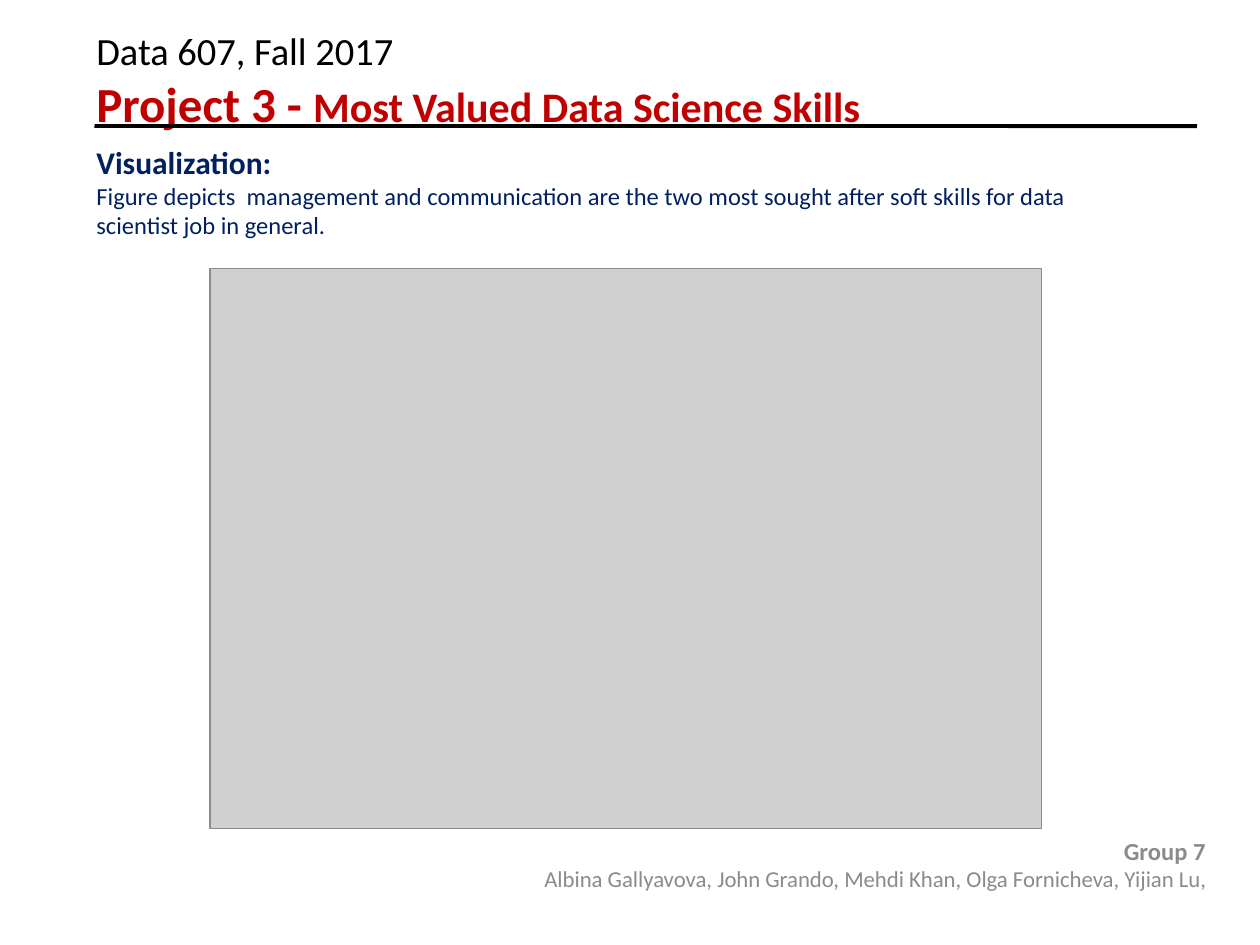
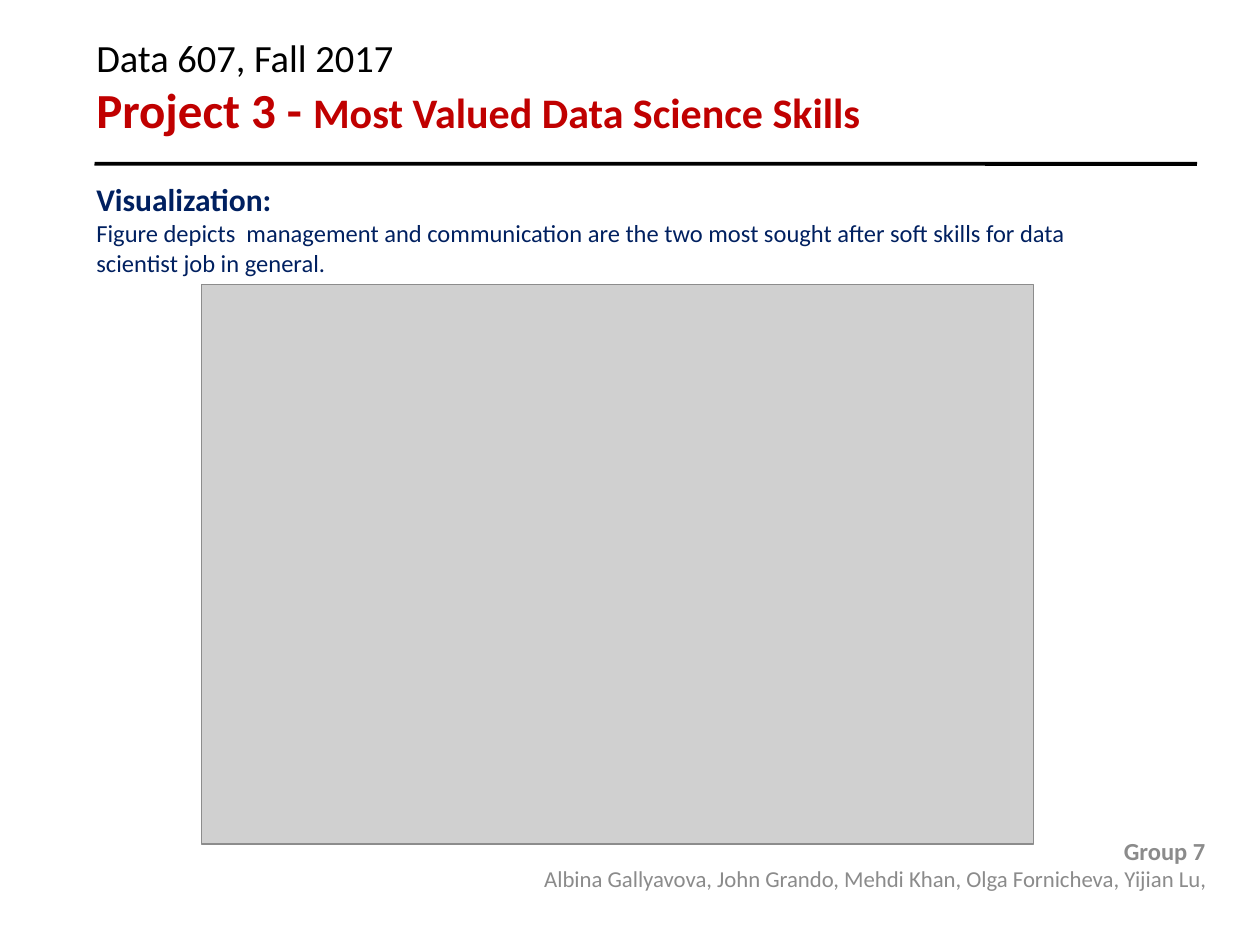
Before and after one commit to olga0503/data607-project3, a slide deck: slide 7 of project3.pptx. Drawn at 1260x945 pixels with LibreOffice and Linux fonts; fonts in the diff are those of the drawing; grey boxes stand for pictures; background and template pictures are left out. Boxes give left, top, right and bottom in pixels: in the first picture for what was removed or moved away, otherwise in the second. Text is boxed around its words. In the diff, an @@ line names an element or a change of style, - is before the commit and + after.

```diff
--- a/project3.pptx
+++ b/project3.pptx
@@ text at (96, 45, 861, 137): text changed @@
-Data 607, Fall 2017
-Project 3 - Most Valued Data Science Skills
+Data 607, Fall 2017
+Project 3 - Most Valued Data Science Skills
@@ text "Visualization:": place and size @@
-text "Visualization:" at (96, 152, 1064, 239)
+text "Visualization:" at (96, 189, 1064, 277)
@@ line moved from (94, 126) - (1197, 126) to (94, 164) - (1197, 164) @@
@@ picture: place and size @@
-picture at (210, 268, 1042, 828)
+picture at (202, 285, 1033, 844)
```
Also in this commit, not shown: 9 other slides changed.
